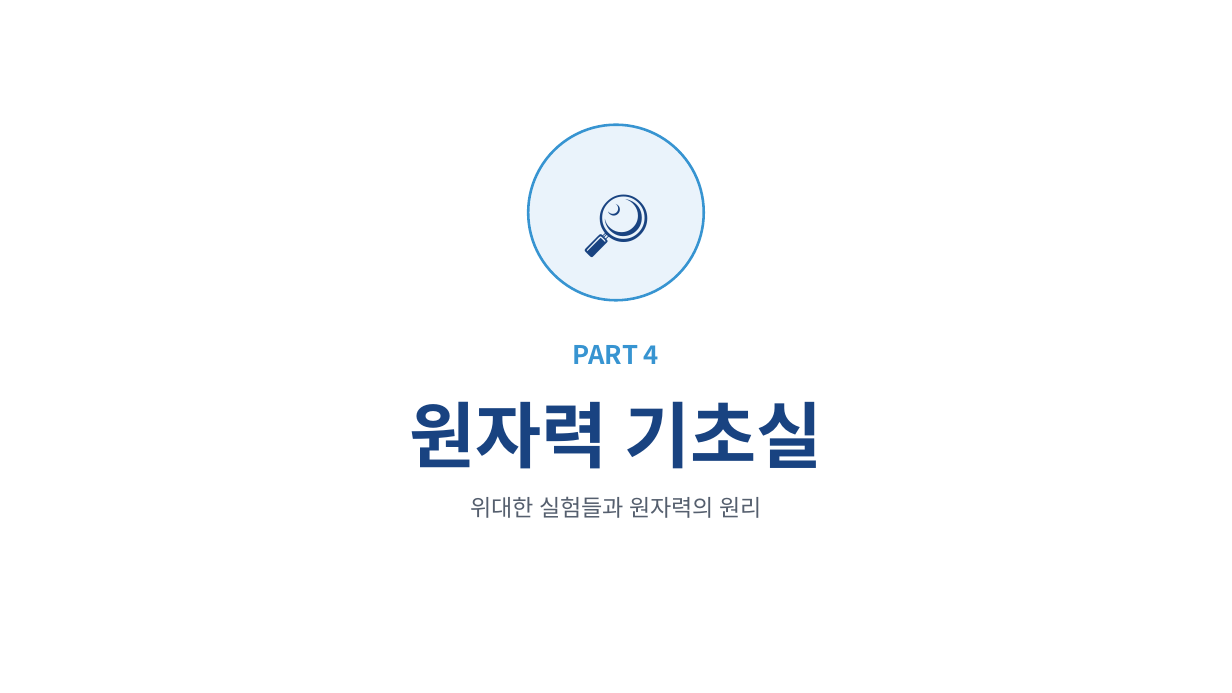
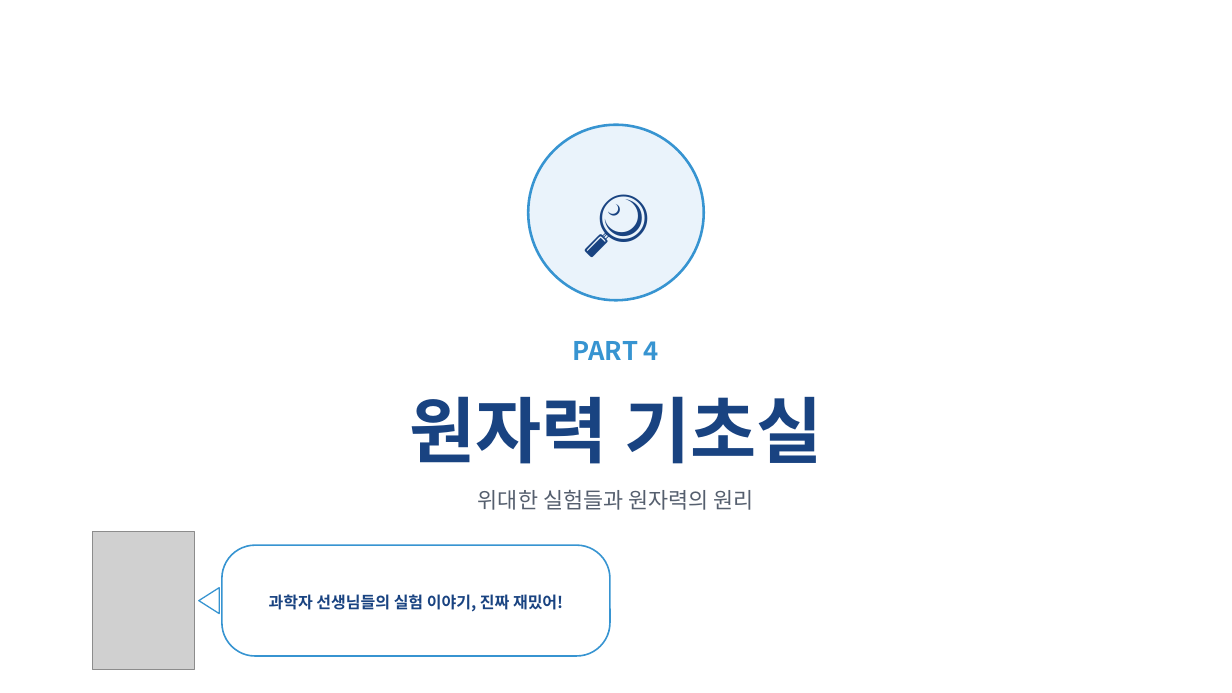
Before and after one commit to parksang-jun/ecture-materials, a slide deck: slide 19 of 강의자료/원자력과 탄소중립_표준양식.pptx (slide 18 before the commit). Drawn at 1232x693 pixels with LibreOffice and Linux fonts; fonts in the diff are those of the drawing; grey boxes stand for pictures. Boxes give left, top, right and bottom in pixels: in the first picture for what was removed or moved away, otherwise in the second. Text is boxed around its words. In the diff, an @@ line names an element or a change of style, - is before the commit and + after.

```diff
--- a/강의자료/원자력과 탄소중립_표준양식.pptx
+++ b/강의자료/원자력과 탄소중립_표준양식.pptx
@@ text at (409, 396, 822, 510): size 18 to 17 pt in "위대한 실험들과 원자력의 원리"; less space between paragraphs @@
@@ picture added at (92, 531, 194, 670) @@
@@ rounded rectangle added at (222, 545, 610, 656), fill #FFFFFF, outline #3794D1 1.25 pt, 12.5 pt, text #194381, bold @@
+과학자 선생님들의 실험 이야기, 진짜 재밌어!
@@ triangle added at (199, 588, 219, 614), fill #FFFFFF, outline #3794D1 1 pt @@
```
Also in this commit, not shown: 34 other slides changed, 1 slide added, 2 other files.
